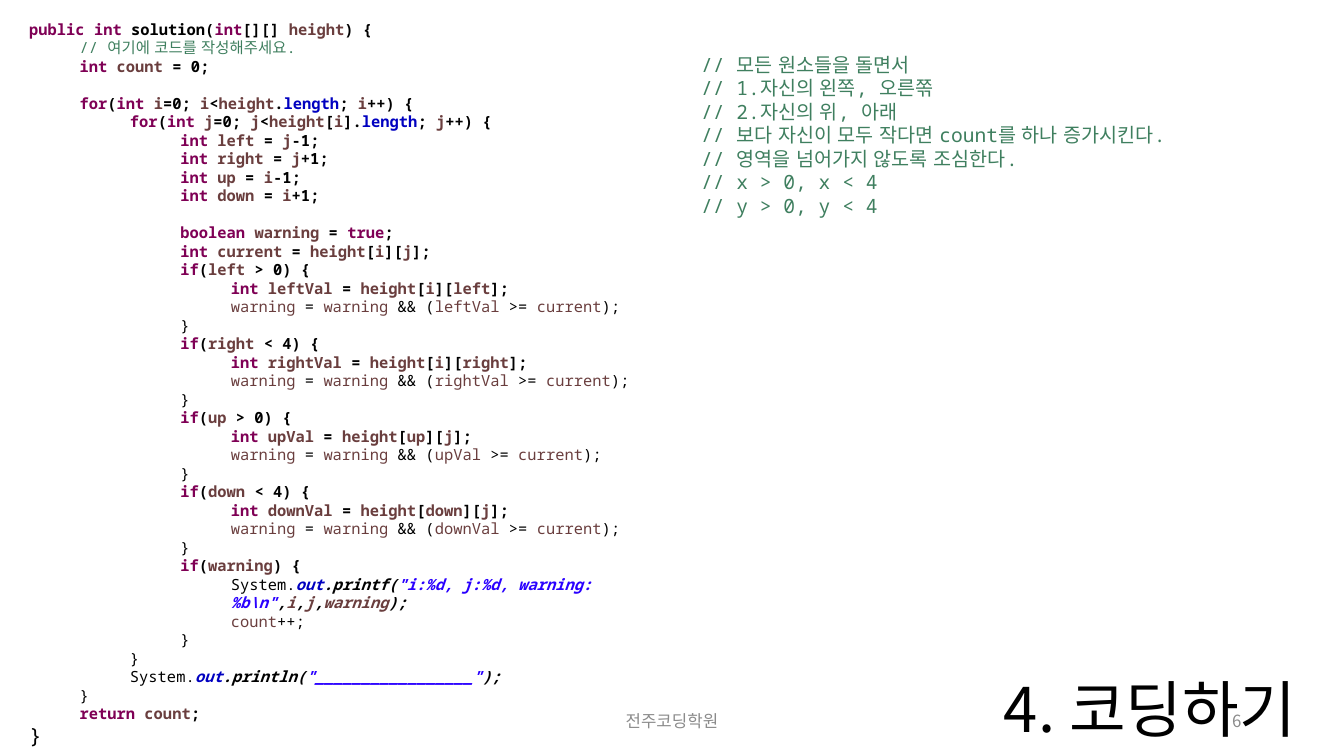
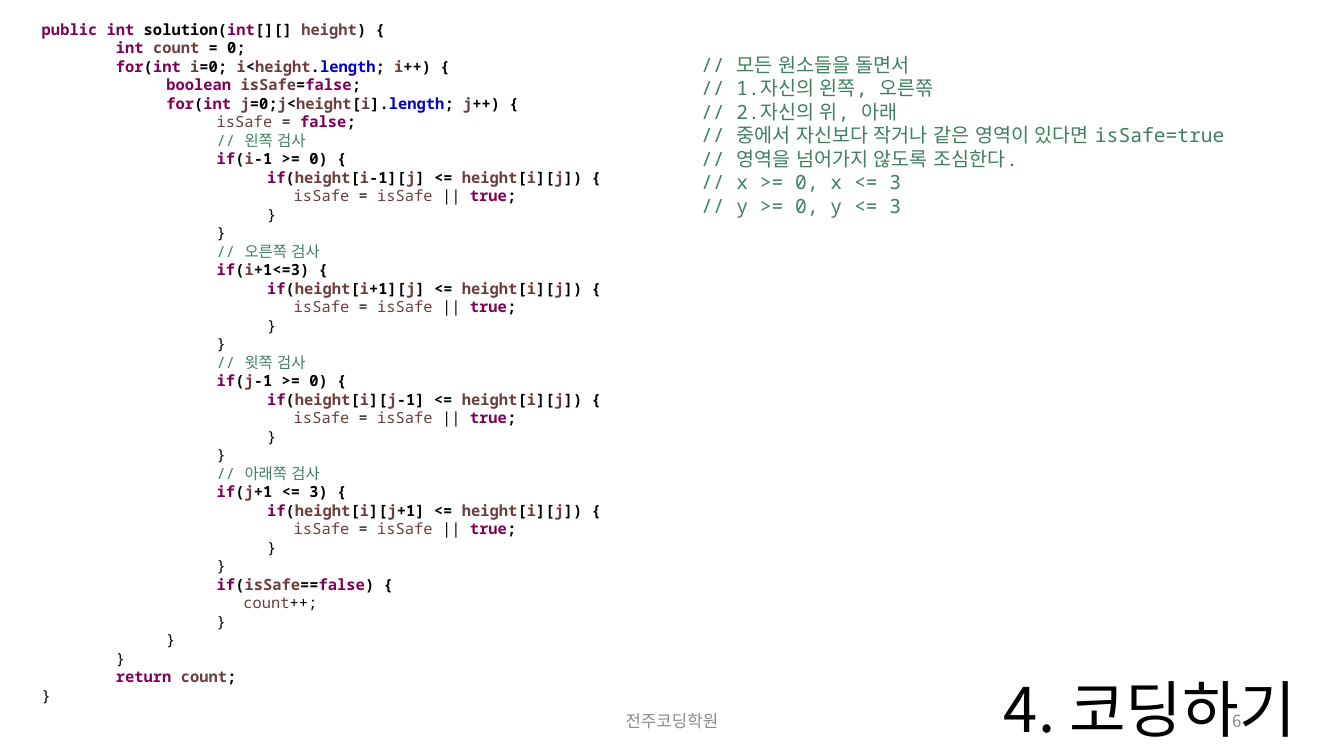
Before and after one commit to quirinal36/COS-PRO-2nd, a slide deck: slide 6 of 문제설명/4회/COS PRO 2급 모의고사4회 9번문제.pptx. Drawn at 1344x756 pixels with LibreOffice and Linux fonts; fonts in the diff are those of the drawing. Boxes give left, top, right and bottom in pixels: in the first picture for what was removed or moved away, otherwise in the second. Text is boxed around its words. In the diff, an @@ line names an element or a change of style, - is before the commit and + after.

```diff
--- a/문제설명/4회/COS PRO 2급 모의고사4회 9번문제.pptx
+++ b/문제설명/4회/COS PRO 2급 모의고사4회 9번문제.pptx
@@ text "public int solution(int[][] height) {" moved from (x1=29, y1=23, x2=629, y2=722) to (x1=42, y1=23, x2=583, y2=685) @@
@@ text at (x1=107, y1=40, x2=296, y2=54): paragraph removed @@
-  // 여기에 코드를 작성해주세요.
@@ text at (x1=116, y1=41, x2=431, y2=685): size 15 to 11 pt in "}"; list level 2 to 1 in "int count = 0;"; list level 2 to 1 in "for(int i=0; i<height.length; i++) {"; list level 4 to 3 in "}"; list level 5 to 3 in "count++;"; list level 3 to 2 in "}"; list level 2 to 1 in "}"; list level 2 to 1 in "return count;" @@
@@ text at (x1=166, y1=78, x2=583, y2=204): text changed @@
-    for(int j=0; j<height[i].length; j++) {
-      int left = j-1;
-      int right = j+1;
-      int up = i-1;
-      int down = i+1;
-      boolean warning = true;
-      int current = height[i][j];
-      if(left > 0) {
-        int leftVal = height[i][left];
-        warning = warning && (leftVal >= current);
+  boolean isSafe=false;
+  for(int j=0;j<height[i].length; j++) {
+    isSafe = false;
+    // 왼쪽 검사
+    if(i-1 >= 0) {
+      if(height[i-1][j] <= height[i][j]) {
+      isSafe = isSafe || true;
@@ text at (x1=736, y1=125, x2=1224, y2=144): text changed @@
-  // 보다 자신이 모두 작다면 count를 하나 증가시킨다.
+  // 중에서 자신보다 작거나 같은 영역이 있다면 isSafe=true
@@ text at (x1=736, y1=175, x2=901, y2=218): text changed @@
-  // x > 0, x < 4
-  // y > 0, y < 4
+  // x >= 0, x <= 3
+  // y >= 0, y <= 3
@@ text at (x1=217, y1=244, x2=583, y2=315): text changed; bold on @@
-      if(up > 0) {
-        int upVal = height[up][j];
-        warning = warning && (upVal >= current);
+    // 오른쪽 검사
+    if(i+1<=3) {
+      if(height[i+1][j] <= height[i][j]) {
+      isSafe = isSafe || true;
@@ text at (x1=180, y1=337, x2=629, y2=390): paragraphs removed @@
-      if(right < 4) {
-        int rightVal = height[i][right];
-        warning = warning && (rightVal >= current);
@@ text at (x1=217, y1=355, x2=583, y2=593): text changed; text colour #2A00FF to #6A3E3E; italic off @@
-      if(warning) {
-        System.out.printf("i:%d, j:%d, warning: %b\n",i,j,warning);
+    // 윗쪽 검사
+    if(j-1 >= 0) {
+      if(height[i][j-1] <= height[i][j]) {
+      isSafe = isSafe || true;
+      }
+    }
+    // 아래쪽 검사
+    if(j+1 <= 3) {
+      if(height[i][j+1] <= height[i][j]) {
+      isSafe = isSafe || true;
+      }
+    }
+    if(isSafe==false) {
@@ text at (x1=180, y1=485, x2=620, y2=538): paragraphs removed @@
-      if(down < 4) {
-        int downVal = height[down][j];
-        warning = warning && (downVal >= current);
@@ text at (x1=130, y1=670, x2=501, y2=686): paragraph removed @@
-    System.out.println("_________________");
```
Also in this commit, not shown: 1 slide removed.
